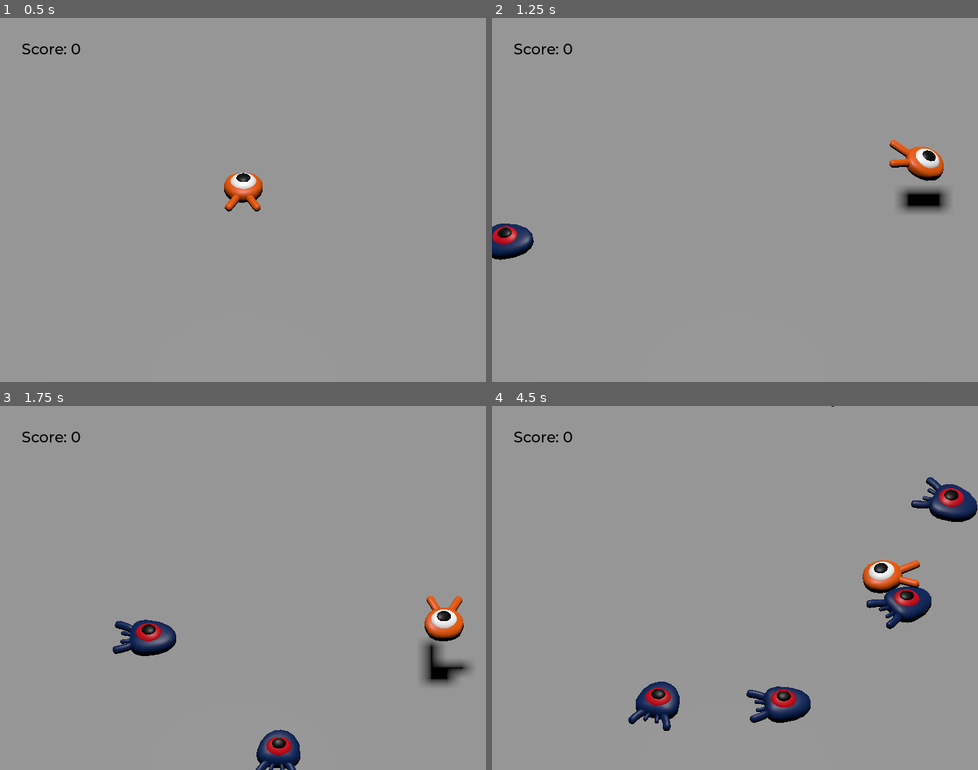
Above: before the commit, frames 1-4 (two rows, left to right).
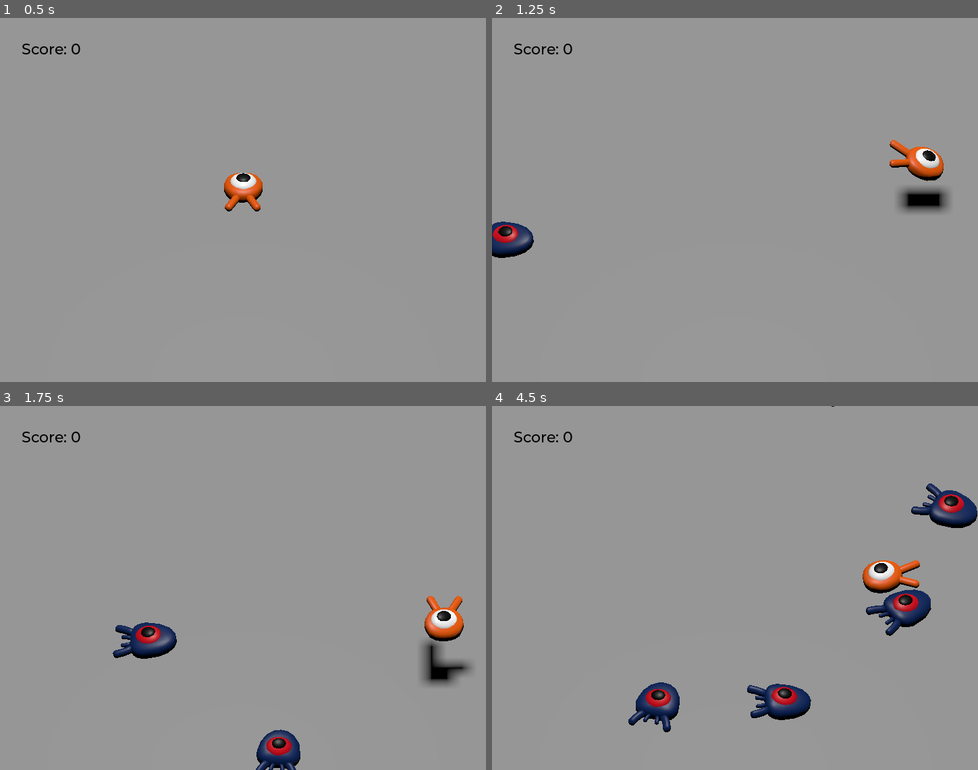
Above: after the commit, the same moments.

Repository: ittokunvim/learning-godot
Game: Godot game, scene res://main.tscn
Two runs of this game, one before a commit and one after it. Both use one fixed random seed, a clock stepped at 60 frames per second and the inputs below.
Inputs:
- Up to frame 1 (0.5 s): no input
- Up to frame 2 (1.25 s): tap Enter (ui_accept) at 0.5 s; hold Right (move_right) from 0.53 s (still down); tap Space (jump) at 0.77 s
- Up to frame 3 (1.75 s): release Right (move_right) at 1.28 s; hold Down (move_back) from 1.28 s (still down); tap Space (jump) at 1.52 s
- Up to frame 4 (4.5 s): release Down (move_back) at 2.03 s; hold Right (move_right) 2.03-2.78 s; hold Up (move_forward) 2.78-3.53 s; tap Space (jump) at 3.02, 3.77 s; hold Left (move_left) from 3.53 s (still down)

Frame 1 is identical in both runs. In frame 2, 0.2% of the frame differs, in the area x 0-9%, y 55-67%; in frame 3, 0.7%; in frame 4, 2.7%, in the area x 28-100%, y 19-90%.

Commit message:
feat: :sparkles: Add scripting-core.md

Diff:
--- a/3d_squash_the_creeps_starter/mob.gd
+++ b/3d_squash_the_creeps_starter/mob.gd
@@ -11,7 +11,7 @@
 @export var max_speed = 18
 
 
-func _physics_process(delta: float) -> void:
+func _physics_process(_delta: float) -> void:
 	move_and_slide()
 
 
@@ -29,7 +29,7 @@
 	# モブのY軸の回転方向に基づいて回転させ、移動する
 	velocity = velocity.rotated(Vector3.UP, rotation.y)
 	# `random_speed`に基づいて、アニメーションの再生速度を変更
-	$AnimationPlayer.speed_scale = random_speed / min_speed
+	$AnimationPlayer.speed_scale = random_speed / float(min_speed)
 
 
 
--- a/3d_squash_the_creeps_starter/player.gd
+++ b/3d_squash_the_creeps_starter/player.gd
@@ -88,6 +88,5 @@
 	queue_free()
 
 
-@warning_ignore("unused_parameter")
-func _on_mob_detector_body_entered(body: Node3D) -> void:
+func _on_mob_detector_body_entered(_body: Node3D) -> void:
 	die()
Not shown, added: doc/learn-features/01-scripting-core.md
